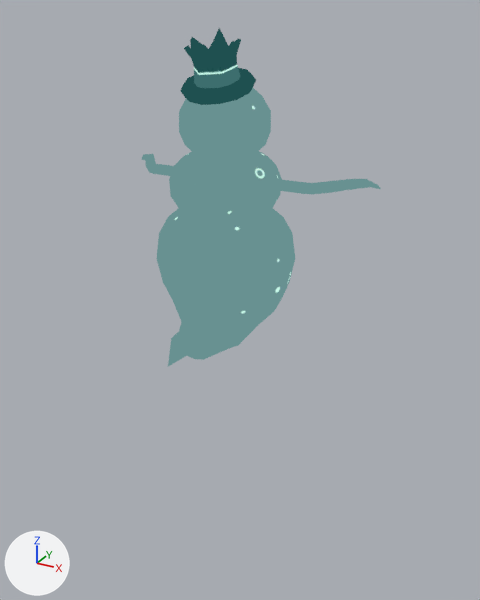
Before and after pictures for a commit that changed the glTF model godot/assets/models/battle/summons/SnowPlains.glb.
Camera for both pictures: a 50 mm lens placed at (0.275, -0.475, 0.281), pointed at (0.008, 0.01, 0.039). Arrows for +X, +Y and +Z are at lower left; the lights stay in place. The first picture is the older version. Both versions are drawn at frame 0 of the action 'SnowPlains_Intro'; the numbers are the values there. Vertices at exactly the same position are counted once.

The scene before the commit, as lines of its bpy script (objects in view):
```python
me_snowplains = bpy.data.meshes.new('SnowPlains')
me_snowplains.from_pydata(...)  # 621 vertices, 1163 faces; spans x -2.39..2.38, y 0.03..5.36, z -1.19..1.88
me_snowplains.materials.append(mat_snowplains)
ob_snowplains_001 = bpy.data.objects.new('SnowPlains.001', me_snowplains)
ob_snowplains_001.parent = ob_snowplains
ob_snowplains_001.location = (0.0, 0.0, 0.0)
ob_snowplains_001.rotation_euler = (1.571, 0.0, 0.0)  # degrees (90, 0, 0)
```
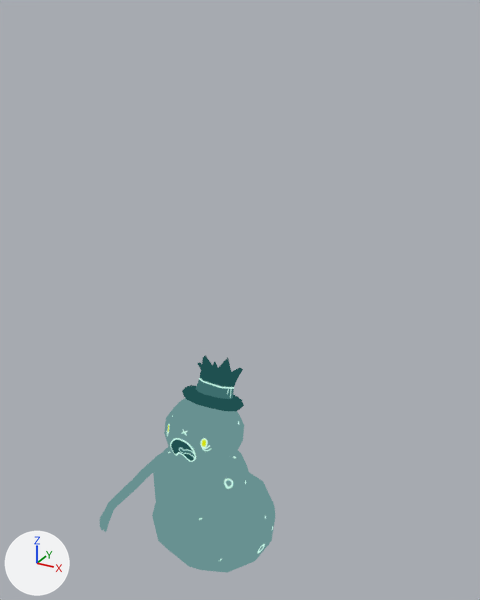
The change, as a list of edits to the scene's bpy script:
```text
Change me_snowplains:
    used by ob_snowplains_001; parent = ob_snowplains; location = (0.0, 0.0, 0.0); rotation_euler = (1.571, 0.0, 0.0), in degrees (90, 0, 0)
    remove me_snowplains.from_pydata(...)  # 621 vertices, 1163 faces; spans x -2.39..2.38, y 0.03..5.36, z -1.19..1.88
    add me_snowplains.from_pydata(...)  # 621 vertices, 1163 faces; spans x -1.8..1.28, y -2.26..1.32, z -6.13..-0.23
    me_snowplains part 1: the loose piece of 49 vertices spanning x -0.59..0.6, y 4.29..4.77, z -0.37..0.77 is multiplied about its middle by the matrix ((-0.999, 0.02, 0.048), (0.051, 0.171, 0.984), (0.011, 0.985, -0.172)), then moved by (-0.11, -4.88, -1.28)
    me_snowplains part 2: the loose piece of 60 vertices spanning x -0.47..0.48, y 4.48..5.36, z -0.14..0.85 is multiplied about its middle by the matrix ((-0.999, 0.02, 0.048), (0.051, 0.171, 0.984), (0.011, 0.985, -0.172)), then moved by (-0.1, -5.05, -1.08)
    me_snowplains part 3: 395 of 621 vertices moved; they spanned x -2.39..2.38, y 0.03..4.64, z -1.19..1.88 and now span x -1.8..1.28, y -2.26..1.32, z -6.13..-0.94; mean shift (-0.13, -3.49, -2.98); largest move (0.0, 0.38, 1.88) -> (0.04, 1.32, -6.13)
    other edits to the shape of me_snowplains do not show in these pictures
Change ob_snowplains_001:
    remove ob_snowplains_001.parent = ob_snowplains
    ob_snowplains_001.rotation_euler: (1.571, 0.0, 0.0) -> (0.0, 0.0, 0.0)  # degrees (90, 0, 0) -> degrees (0, 0, 0)
    ob_snowplains_001.scale: (1.0, 1.0, 1.0) -> (0.05, 0.05, 0.05)
```

Location of each change, (x1, y1, x2, y2) in pixels of the pictures (480 x 600 px; the box of a moved part takes in the faces that stretch with it):
'SnowPlains.001', reshaped, rescaled, moved, turned
    before: (142, 28, 381, 366)
    after: (100, 356, 275, 573)
part 1 of me_snowplains, moved or reshaped
    before: (180, 68, 256, 105)
    after: (182, 385, 244, 411)
part 2 of me_snowplains, moved or reshaped
    before: (184, 28, 241, 88)
    after: (196, 356, 243, 399)
part 3 of me_snowplains, moved or reshaped
    before: (142, 88, 381, 366)
    after: (100, 398, 275, 573)
